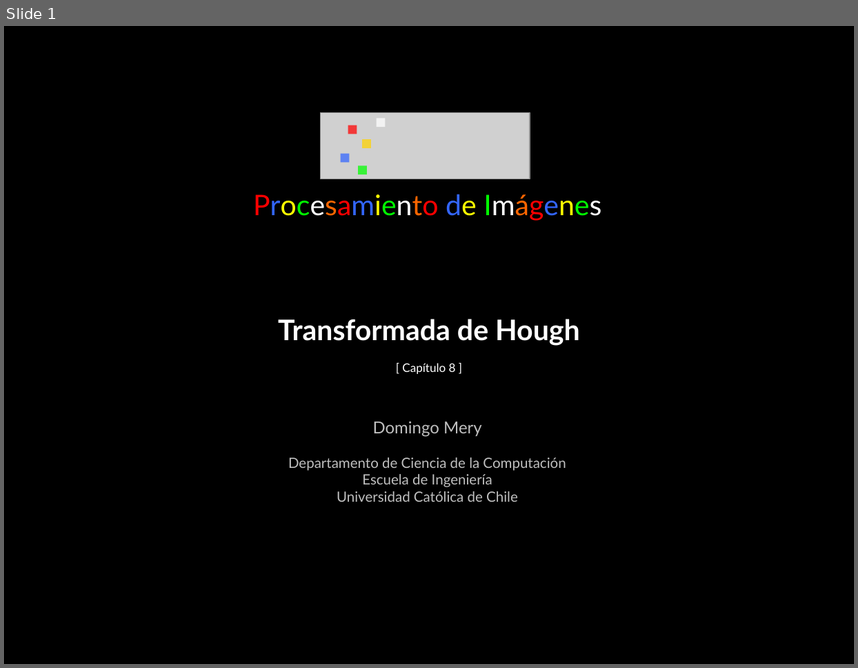
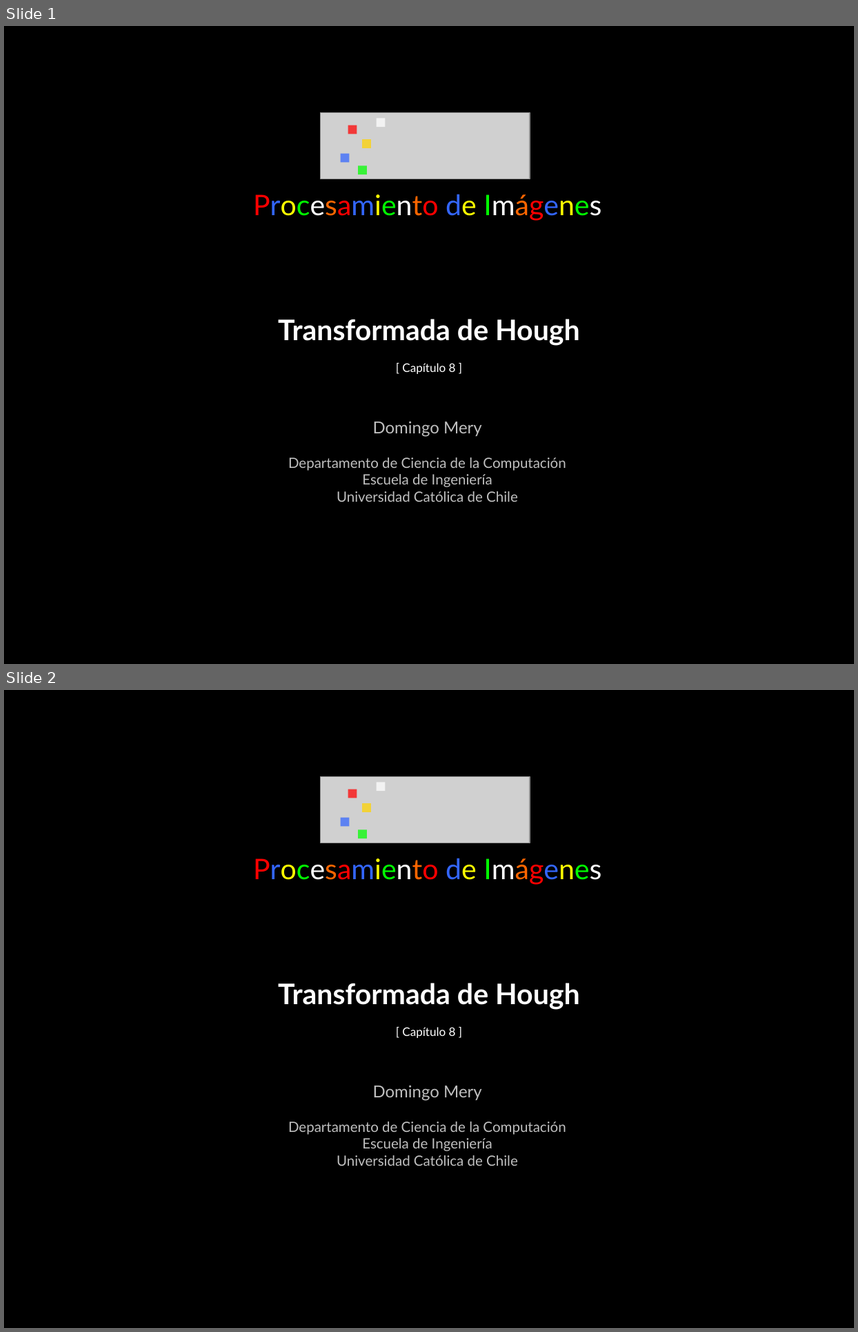
Before and after one commit to domingomery/imagenes, a slide deck: clases/Cap08_Segmentacion/presentations/IMG08_Hough.pptx. Shown one above the other, each under a label of ours: slide 1 before the commit, slides 1 and 2 after it. The pictures are 858x668 and 858x1332 pixels, drawn with LibreOffice and Linux fonts; fonts in the diff are those of the drawing; grey boxes stand for pictures. Boxes give left, top, right and bottom in pixels: in the first picture for what was removed or moved away, otherwise in the second. Text is boxed around its words. In the diff, an @@ line names an element or a change of style, - is before the commit and + after.

```diff
--- a/clases/Cap08_Segmentacion/presentations/IMG08_Hough.pptx
+++ b/clases/Cap08_Segmentacion/presentations/IMG08_Hough.pptx
@@ slide 2 added at (4, 690, 854, 1328), background #000000 @@
@@ picture added at (320, 777, 529, 843) @@
@@ rectangle added at (348, 789, 357, 798), fill #FF0000 at 73% opacity @@
@@ rectangle added at (377, 782, 385, 790), fill #FFFFFF at 73% opacity @@
@@ rectangle added at (362, 803, 370, 811), fill #FFD300 at 73% opacity @@
@@ rectangle added at (341, 818, 349, 826), fill #3366FF at 73% opacity @@
@@ rectangle added at (358, 829, 366, 838), fill #00FF00 at 73% opacity @@
@@ text added at (253, 858, 602, 1165), 12 pt, text #BFBFBF @@
+Procesamiento de Imágenes
+Domingo Mery
+Departamento de Ciencia de la Computación
+Escuela de Ingeniería
+Universidad Católica de Chile
@@ text added at (278, 983, 580, 1038), 24 pt, text #FFFFFF, bold @@
+Transformada de Hough
+[ Capítulo 8 ]
```
Also in this commit, not shown: 15 other files.
